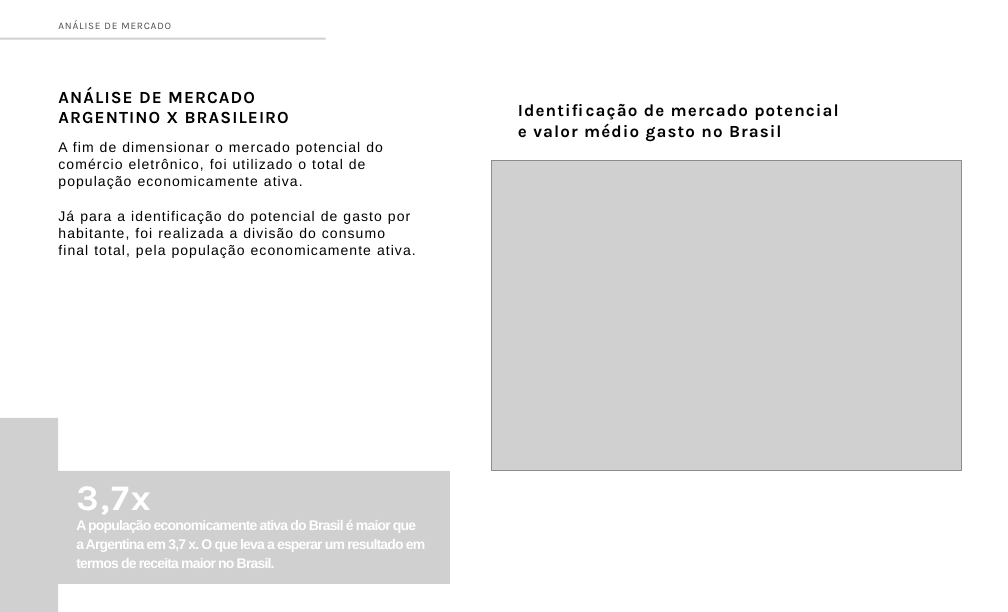
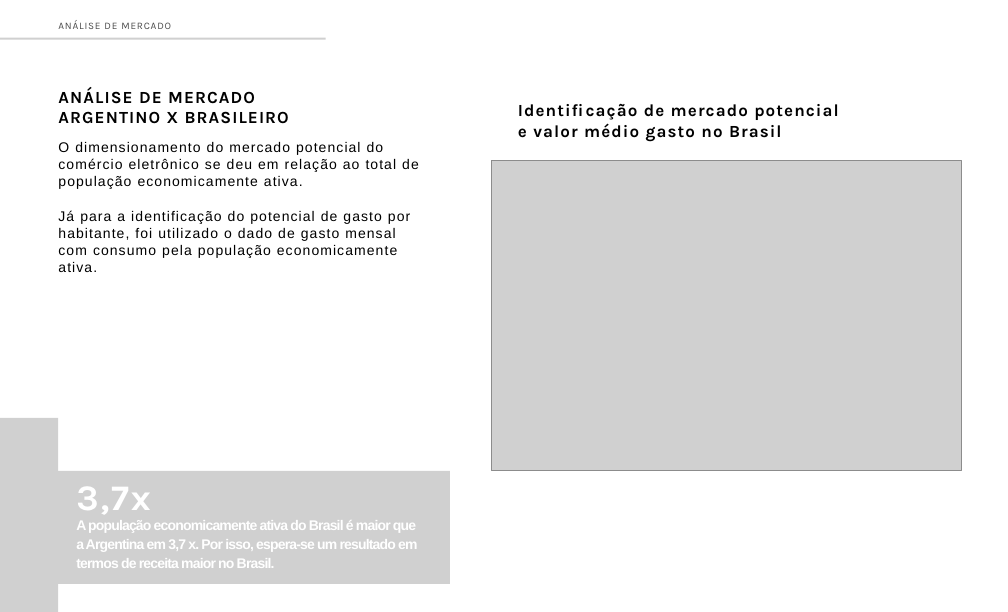
Before and after one commit to AndreBertollo/Desafio-Mercado-Livre, a slide deck: slide 5 of Apresentação/Estudo de Mercado - Aderência Meli Mercado Argentino.pptx. Drawn at 1008x612 pixels with LibreOffice and Linux fonts; fonts in the diff are those of the drawing; grey boxes stand for pictures. Boxes give left, top, right and bottom in pixels: in the first picture for what was removed or moved away, otherwise in the second. Text is boxed around its words. In the diff, an @@ line names an element or a change of style, - is before the commit and + after.

```diff
--- a/Apresentação/Estudo de Mercado - Aderência Meli Mercado Argentino.pptx
+++ b/Apresentação/Estudo de Mercado - Aderência Meli Mercado Argentino.pptx
@@ text at bbox=[58, 142, 419, 272]: text changed @@
-A fim de dimensionar o mercado potencial do comércio eletrônico, foi utilizado o total de população economicamente ativa.
-Já para a identificação do potencial de gasto por habitante, foi realizada a divisão do consumo final total, pela população economicamente ativa.
+O dimensionamento do mercado potencial do comércio eletrônico se deu em relação ao total de população economicamente ativa.
+Já para a identificação do potencial de gasto por habitante, foi utilizado o dado de gasto mensal com consumo pela população economicamente ativa.
@@ text at bbox=[76, 520, 417, 568]: text changed @@
-A população economicamente ativa do Brasil é maior que a Argentina em 3,7 x. O que leva a esperar um resultado em termos de receita maior no Brasil.
+A população economicamente ativa do Brasil é maior que a Argentina em 3,7 x. Por isso, espera-se um resultado em termos de receita maior no Brasil.
```
Also in this commit, not shown: 18 other slides changed, 1 other file.
